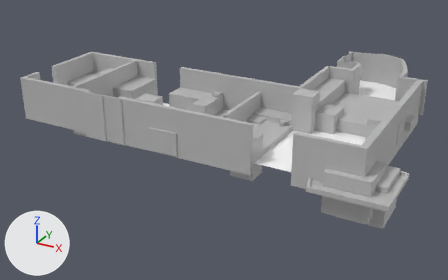
A saved change to the FBX model Assets/_Assets/Assets_SkyTemple/Zone_3_Blockout.fbx.
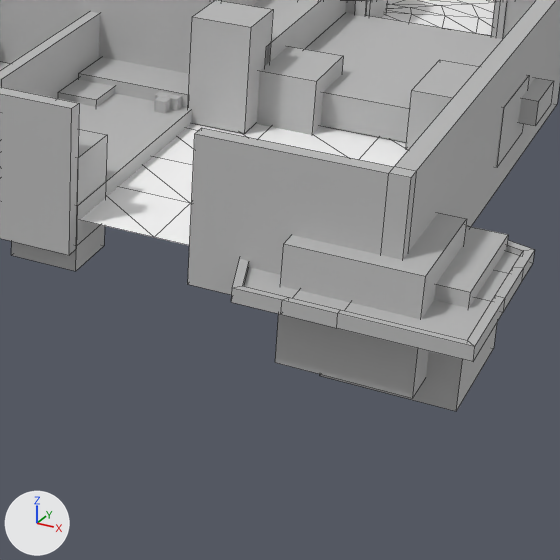
The first picture shows the older version from a 50 mm lens placed at (13.5, -22.9, 10.7), pointed at (0.0, 1.8, -1.7). The close-ups show both versions on the part from 51% to 93% of the width and 31% to 100% of the height of that picture; other places that the commit changed are outside them. Every picture has the same lights, and +X, +Y and +Z are marked at lower left. The close-ups show mesh edges as thin lines. Where no turn or scale is listed for an object, it has been applied to the vertices. Vertices at the same position are counted once.
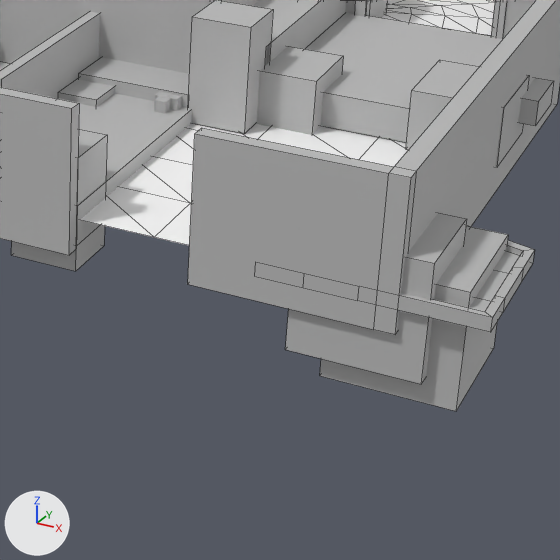
Edits to the scene script, one JSON object a line:
```json
{"block": "me_mesh_030", "where": "me_mesh_030.from_pydata(...)  # 76 vertices, 78 faces; spans x -1.31..2.26, y -1.63..1.74, z -0.18..0.1"}
{"block": "me_mesh_030", "where": "# used by ob_pcube34; location = (7.28, -2.27, -0.08)"}
{"block": "me_mesh_030", "change": "me_mesh_030 part 2: all 16 vertices in x -0.8..2.26, y -1.63..-1.51, z -0.1..0.1 are moved by (0.0, 0.8, 0.0)"}
{"block": "me_mesh_031", "where": "me_mesh_031.from_pydata(...)  # 8 vertices, 6 faces; spans x -0.62..1.19, y -0.91..0.91, z -0.85..0.85"}
{"block": "me_mesh_031", "where": "# used by ob_pcube35; location = (7.55, -2.48, -0.33)"}
{"block": "me_mesh_031", "change": "me_mesh_031 part 1: the whole mesh is scaled about its middle by (1, 0.79, 1), then moved by (0.0, 0.19, 0.0)"}
```

What differs and where, as boxes [x1, y1, x2, y2] in the close-ups (560 x 560 px; the box of a moved part takes in the faces that stretch with it):
```json
{"object": "pCube35", "change": "mesh rescaled", "before": [275, 213, 467, 398], "after": [285, 213, 467, 384], "on screen": "8% shorter"}
{"object": "pCube34", "change": "reshaped", "before": [231, 240, 534, 362], "after": [398, 240, 534, 332]}
{"part": 2, "of": "me_mesh_030", "change": "moved or reshaped", "before": [231, 259, 495, 362], "after": [398, 293, 495, 332]}
```
